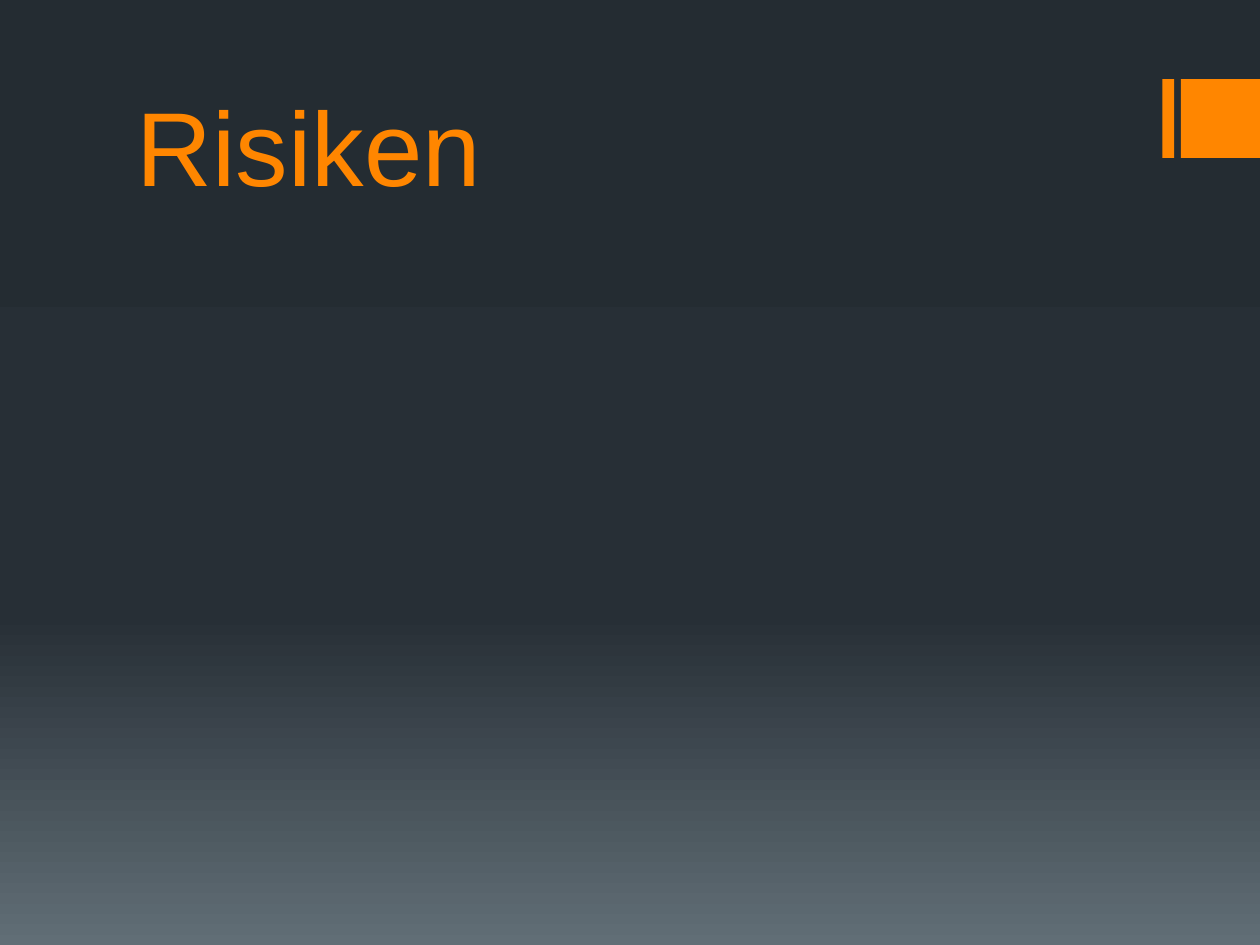
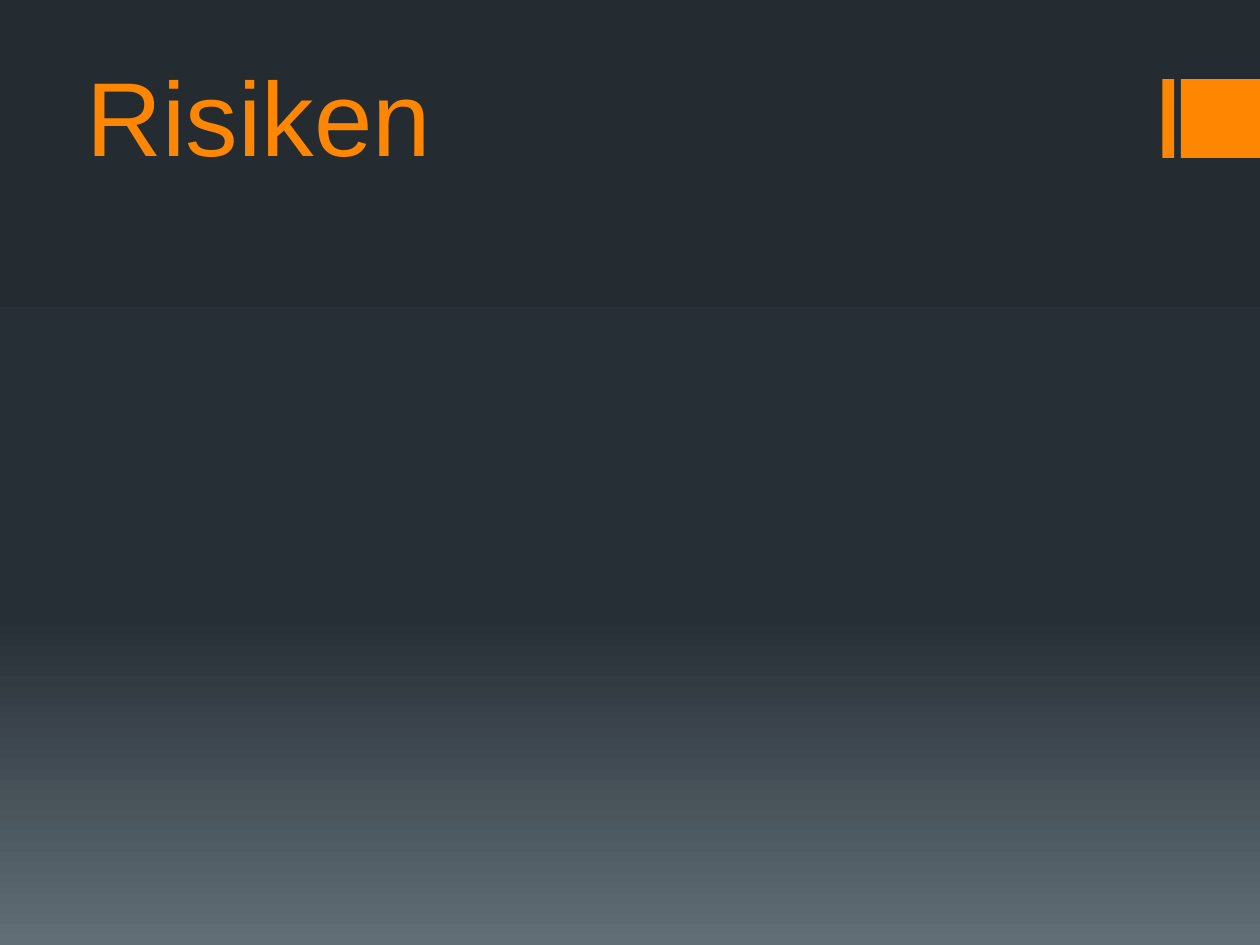
Before and after one commit to docker-apps/Docker, a slide deck: slide 7 of Documents/Projektskizze/Projektskizze_Präsentation_v1.pptx (slide 6 before the commit). Drawn at 1260x945 pixels with LibreOffice and Linux fonts; fonts in the diff are those of the drawing. Boxes give left, top, right and bottom in pixels: in the first picture for what was removed or moved away, otherwise in the second. Text is boxed around its words. In the diff, an @@ line names an element or a change of style, - is before the commit and + after.

```diff
--- a/Documents/Projektskizze/Projektskizze_Präsentation_v1.pptx
+++ b/Documents/Projektskizze/Projektskizze_Präsentation_v1.pptx
@@ title "Risiken" moved from (x1=137, y1=110, x2=481, y2=187) to (x1=87, y1=80, x2=431, y2=157) @@
```
Also in this commit, not shown: 5 other slides changed, 2 slides added, 1 slide removed.
